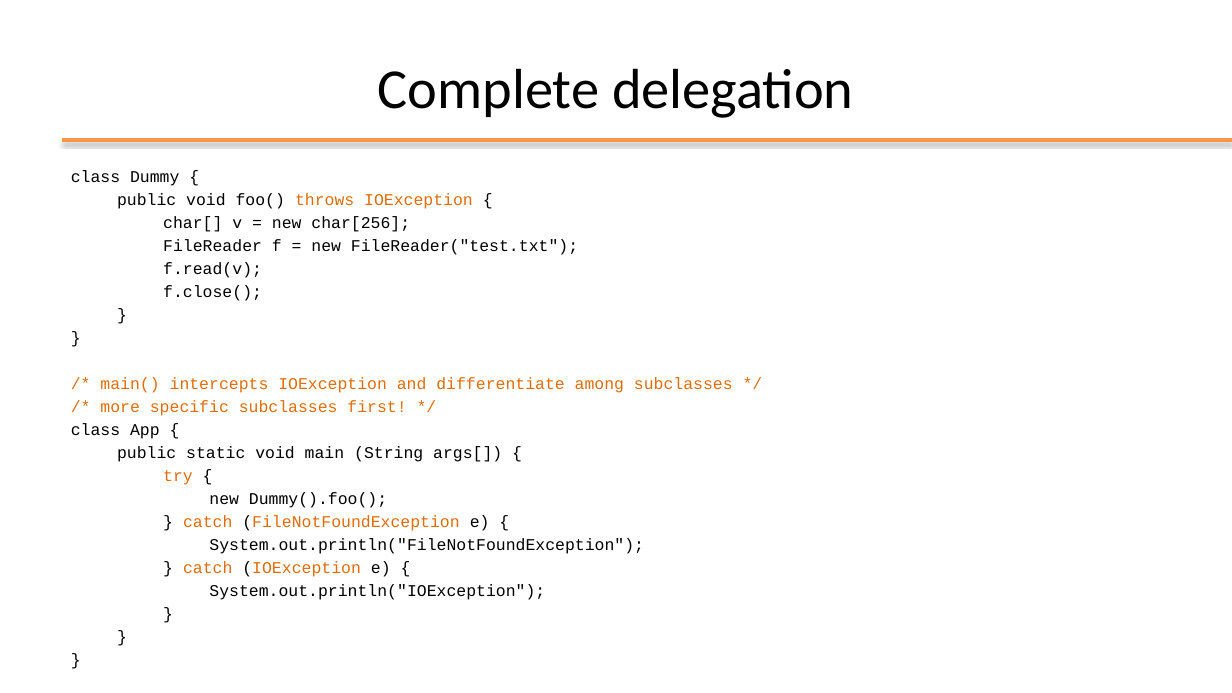
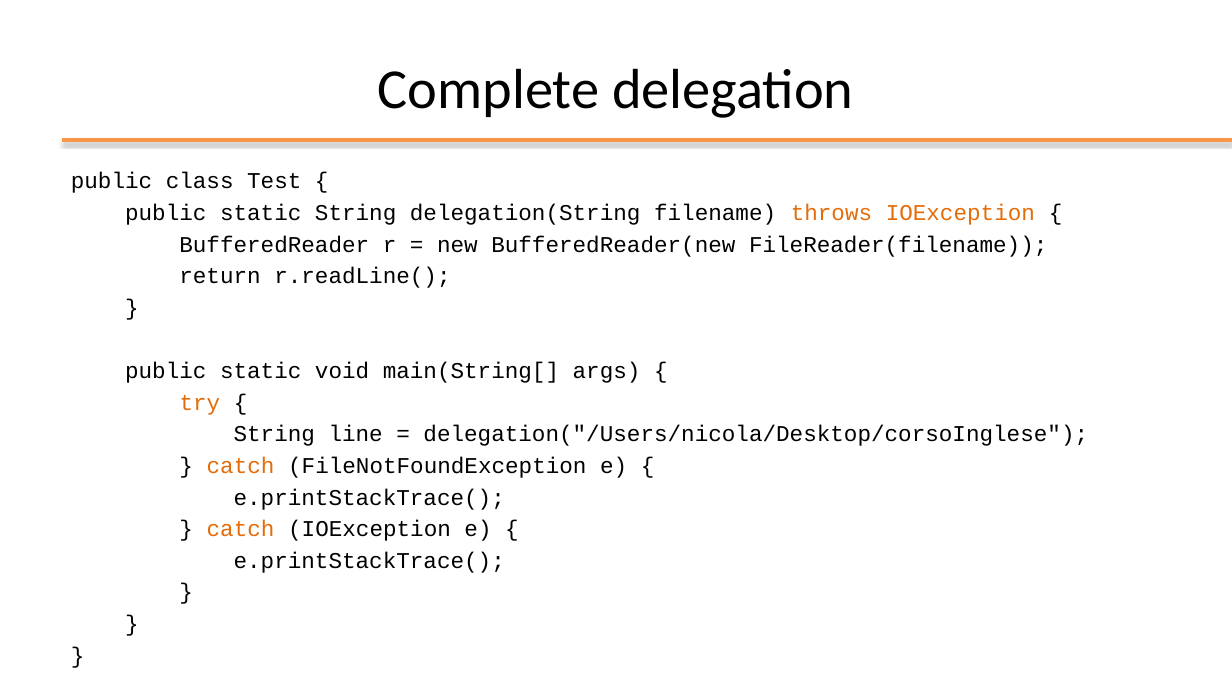
Before and after one commit to plctechnician/ooprogramming, a slide deck: slide 14 of java/slides/ppt/07 - Java Exceptions.pptx (slide 15 before the commit). Drawn at 1232x693 pixels with LibreOffice and Linux fonts; fonts in the diff are those of the drawing; background and template pictures are left out. Boxes give left, top, right and bottom in pixels: in the first picture for what was removed or moved away, otherwise in the second. Text is boxed around its words. In the diff, an @@ line names an element or a change of style, - is before the commit and + after.

```diff
--- a/java/slides/ppt/07 - Java Exceptions.pptx
+++ b/java/slides/ppt/07 - Java Exceptions.pptx
@@ text at (71, 172, 1047, 288): text changed; size 12.8 to 17.6 pt @@
-class Dummy {
-public void foo() throws IOException {
-char[] v = new char[256];
-FileReader f = new FileReader("test.txt");
-f.read(v);
-f.close();
+public class Test {
+public static String delegation(String filename) throws IOException {
+BufferedReader r = new BufferedReader(new FileReader(filename));
+return r.readLine();
@@ text at (125, 362, 641, 383): text changed; size 12.8 to 17.6 pt; text colour #E46C0A to #000000 @@
-}
-/* main() intercepts IOException and differentiate among subclasses */
-/* more specific subclasses first! */
-class App {
-public static void main (String args[]) {
+public static void main(String[] args) {
@@ text at (180, 395, 627, 541): size 12.8 to 17.6 pt in "}", "try {", "} catch (FileNotFoundException e) {", "} catch (IOException e) {" and 3 more places; text colour #E46C0A to #000000 in "(FileNotFoundException", "(IOException" @@
@@ text at (234, 425, 1088, 446): text changed; size 12.8 to 17.6 pt @@
-new Dummy().foo();
+String line = delegation("/Users/nicola/Desktop/corsoInglese");
@@ text at (234, 488, 505, 510): text changed; size 12.8 to 17.6 pt @@
-System.out.println("FileNotFoundException");
+e.printStackTrace();
@@ text at (234, 551, 505, 573): text changed; size 12.8 to 17.6 pt @@
-System.out.println("IOException");
+e.printStackTrace();
```
Also in this commit, not shown: 18 other slides changed, 6 slides removed, 14 other files.
